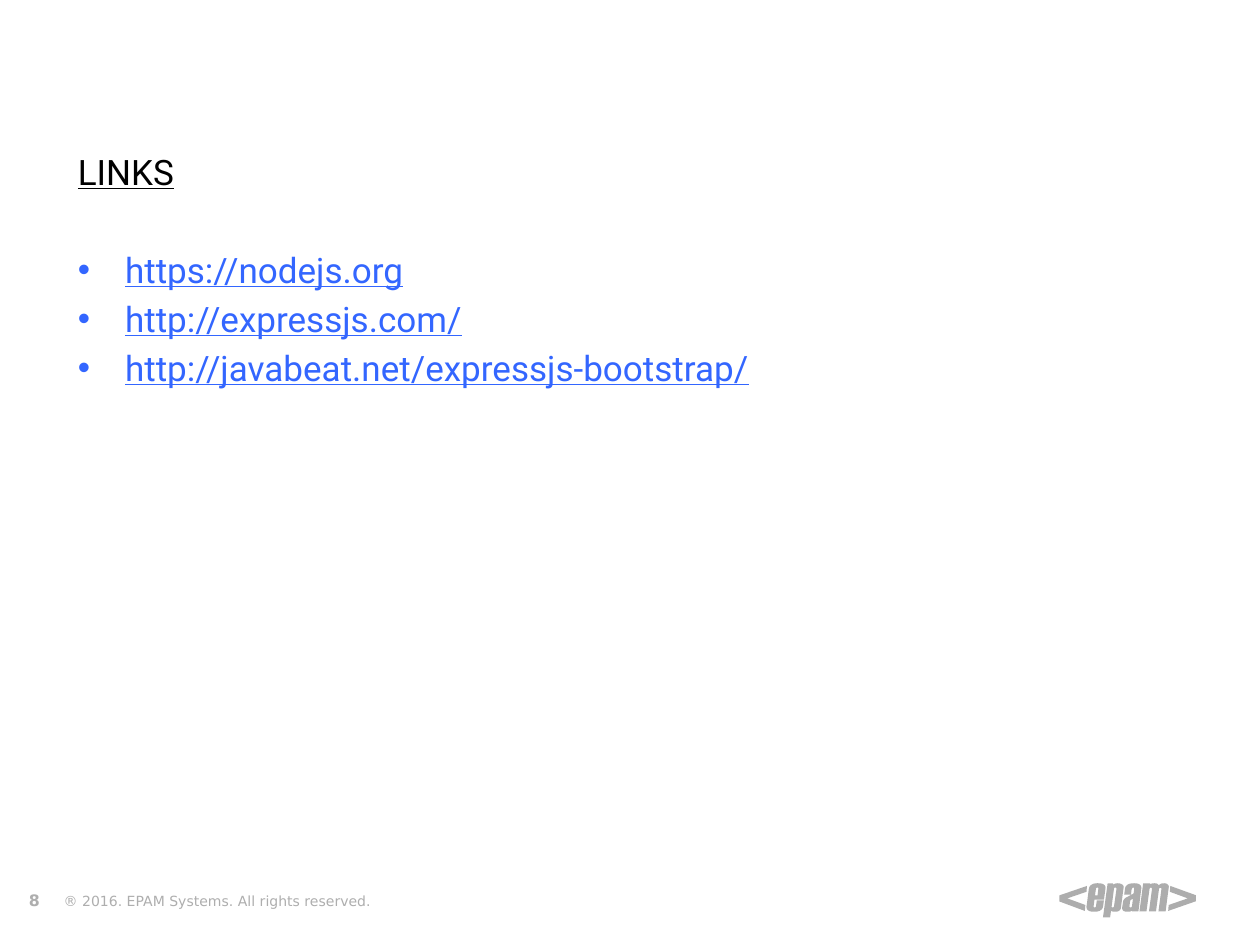
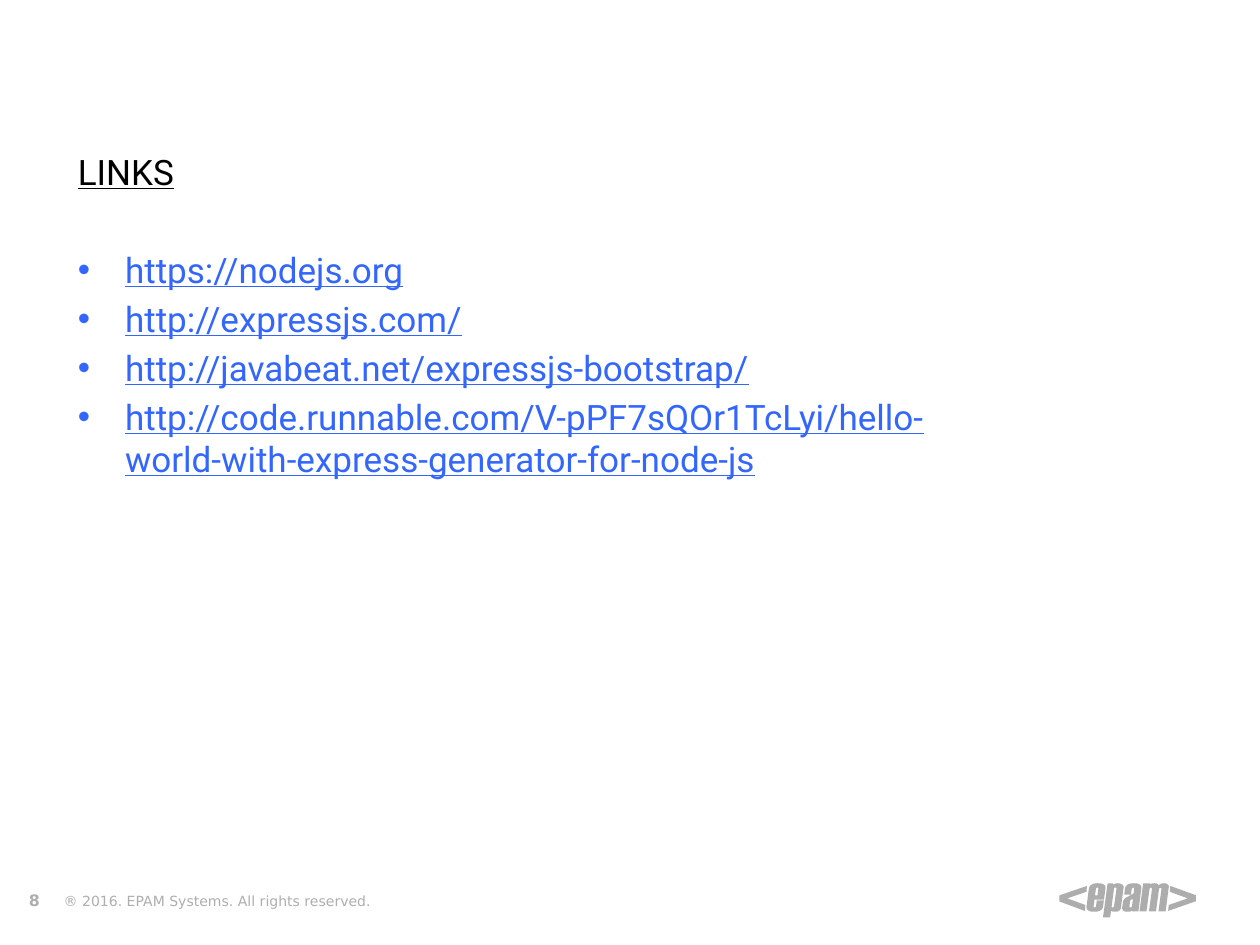
Before and after one commit to damianfabian/react-course, a slide deck: slide 8 of Week_1/Workout1.pptx. Drawn at 1260x945 pixels with LibreOffice and Linux fonts; fonts in the diff are those of the drawing; background and template pictures are left out. Boxes give left, top, right and bottom in pixels: in the first picture for what was removed or moved away, otherwise in the second. Text is boxed around its words. In the diff, an @@ line names an element or a change of style, - is before the commit and + after.

```diff
--- a/Week_1/Workout1.pptx
+++ b/Week_1/Workout1.pptx
@@ text at [125,403,923,480]: paragraph added @@
+• http://code.runnable.com/V-pPF7sQOr1TcLyi/hello-world-with-express-generator-for-node-js
```
Also in this commit, not shown: 1 other file.
